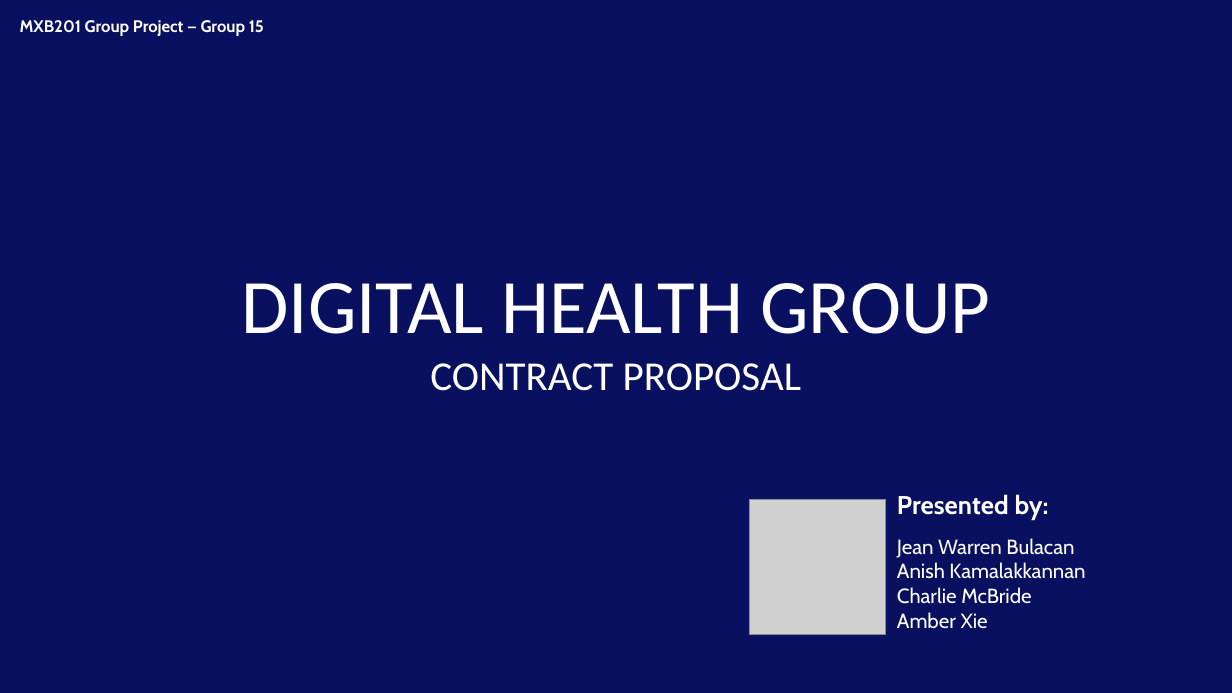
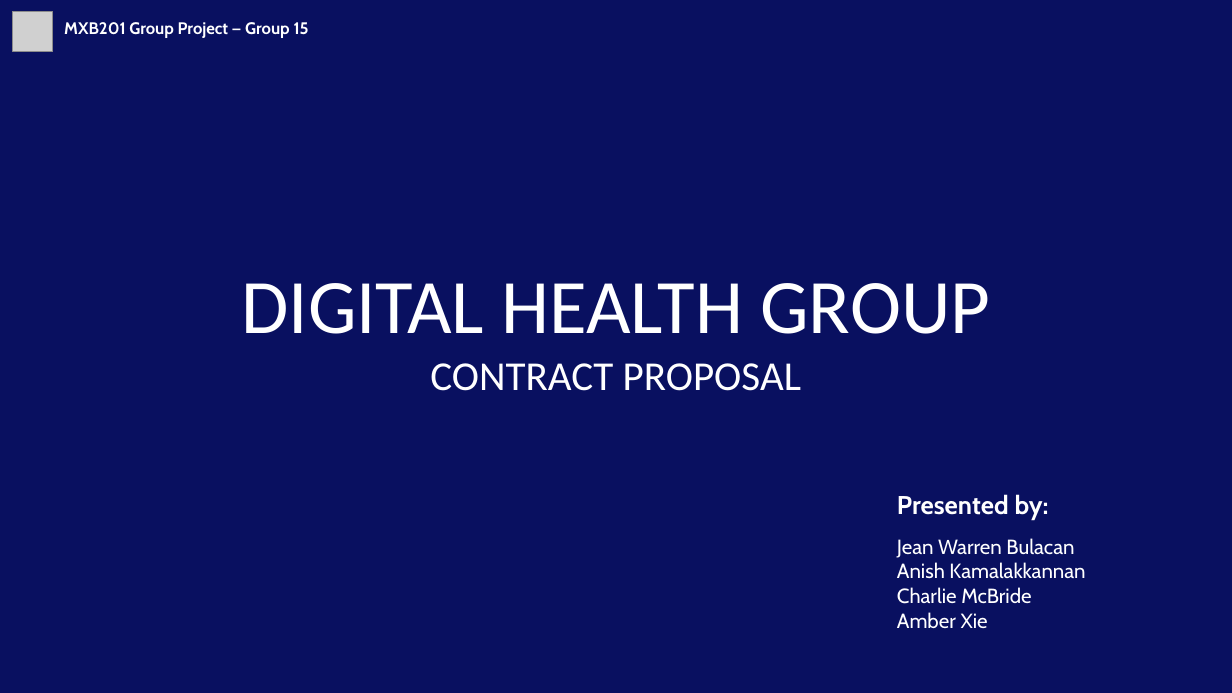
Before and after one commit to Neepa04/MXB201Group15, a slide deck: slide 1 of Report/Presentation.pptx. Drawn at 1232x693 pixels with LibreOffice and Linux fonts; fonts in the diff are those of the drawing; grey boxes stand for pictures; background and template pictures are left out. Boxes give left, top, right and bottom in pixels: in the first picture for what was removed or moved away, otherwise in the second. Text is boxed around its words. In the diff, an @@ line names an element or a change of style, - is before the commit and + after.

```diff
--- a/Report/Presentation.pptx
+++ b/Report/Presentation.pptx
@@ picture: place and size @@
-picture at (750,499,886,635)
+picture at (13,12,53,52)
@@ text "MXB201 Group Project — Group ...": place and size @@
-text "MXB201 Group Project — Group ..." at (20,20,264,36)
+text "MXB201 Group Project — Group ..." at (64,22,309,38)
```
Also in this commit, not shown: 2 other slides changed.
